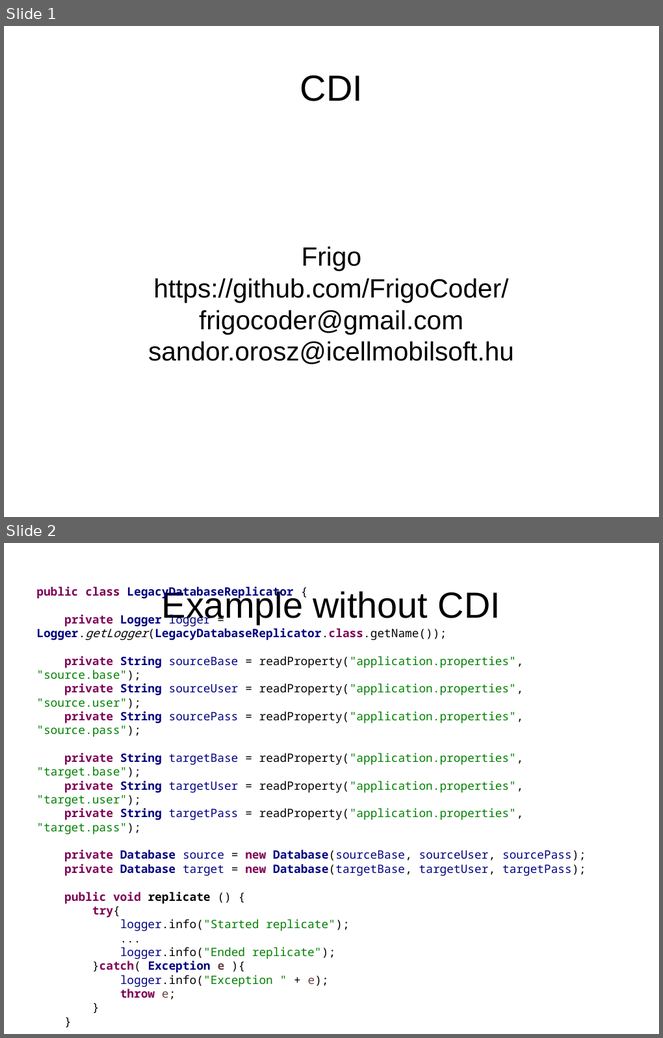
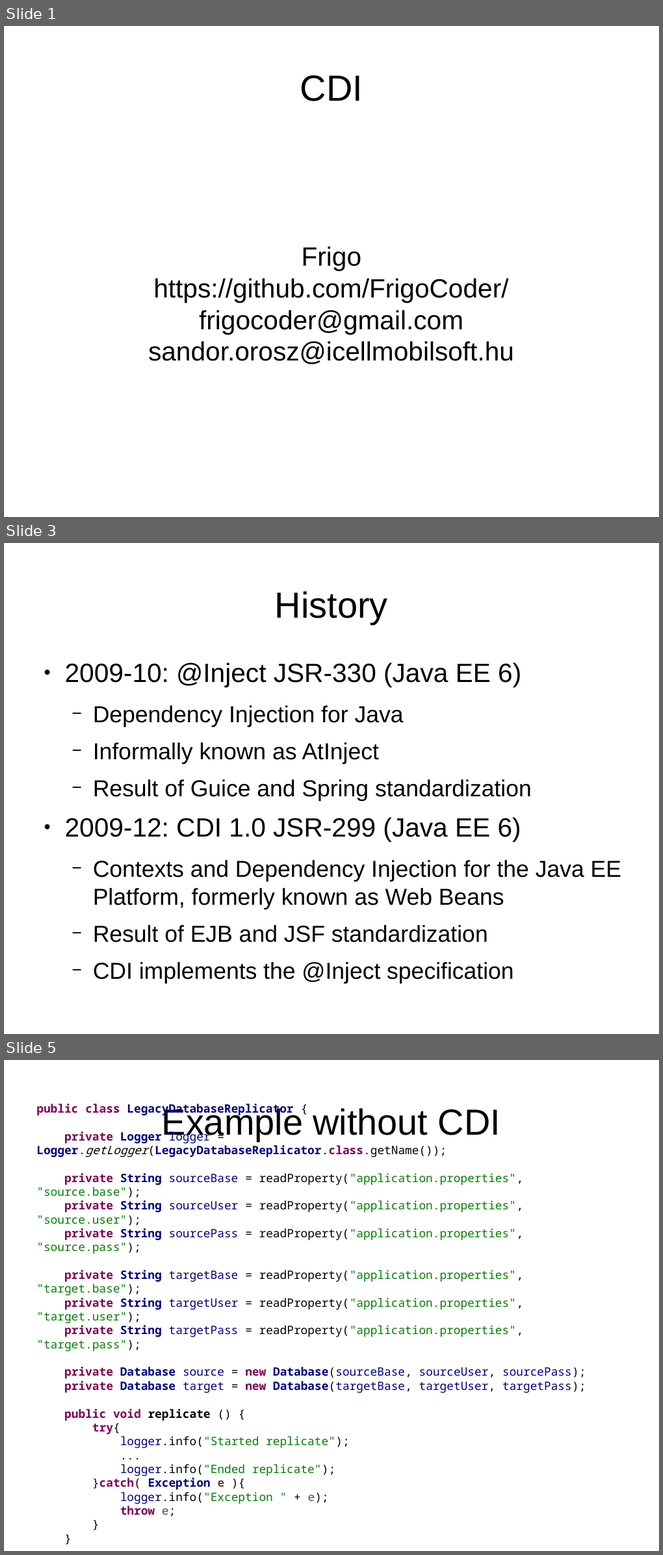
Before and after one commit to FrigoCoder/CDI, a slide deck: CDI.odp. Shown one above the other, each under a label of ours: slides 1 and 2 before the commit, slides 1, 3 and 5 after it; the slides between them are not shown. The pictures are 663x1038 and 663x1555 pixels, drawn with LibreOffice and Linux fonts; fonts in the diff are those of the drawing. Boxes give left, top, right and bottom in pixels: in the first picture for what was removed or moved away, otherwise in the second. Text is boxed around its words. In the diff, an @@ line names an element or a change of style, - is before the commit and + after.

```diff
--- a/CDI.odp
+++ b/CDI.odp
@@ slide 3 added at (x1=4, y1=543, x2=659, y2=1034), background #FFFFFF @@
@@ title added at (x1=275, y1=591, x2=388, y2=624), 44 pt, text #000000 @@
+History
@@ text added at (x1=65, y1=663, x2=622, y2=984), 28 pt, text #000000 @@
+● 2009-10: @Inject JSR-330 (Java EE 6)
+  − Dependency Injection for Java
+  − Informally known as AtInject
+  − Result of Guice and Spring standardization
+● 2009-12: CDI 1.0 JSR-299 (Java EE 6)
+  − Contexts and Dependency Injection for the Java EE Platform, formerly known as Web Beans
+  − Result of EJB and JSF standardization
+  − CDI implements the @Inject specification
@@ what was slide 2 is now slide 5 @@
```
Also in this commit, not shown: 2 slides changed, 1 other file.
